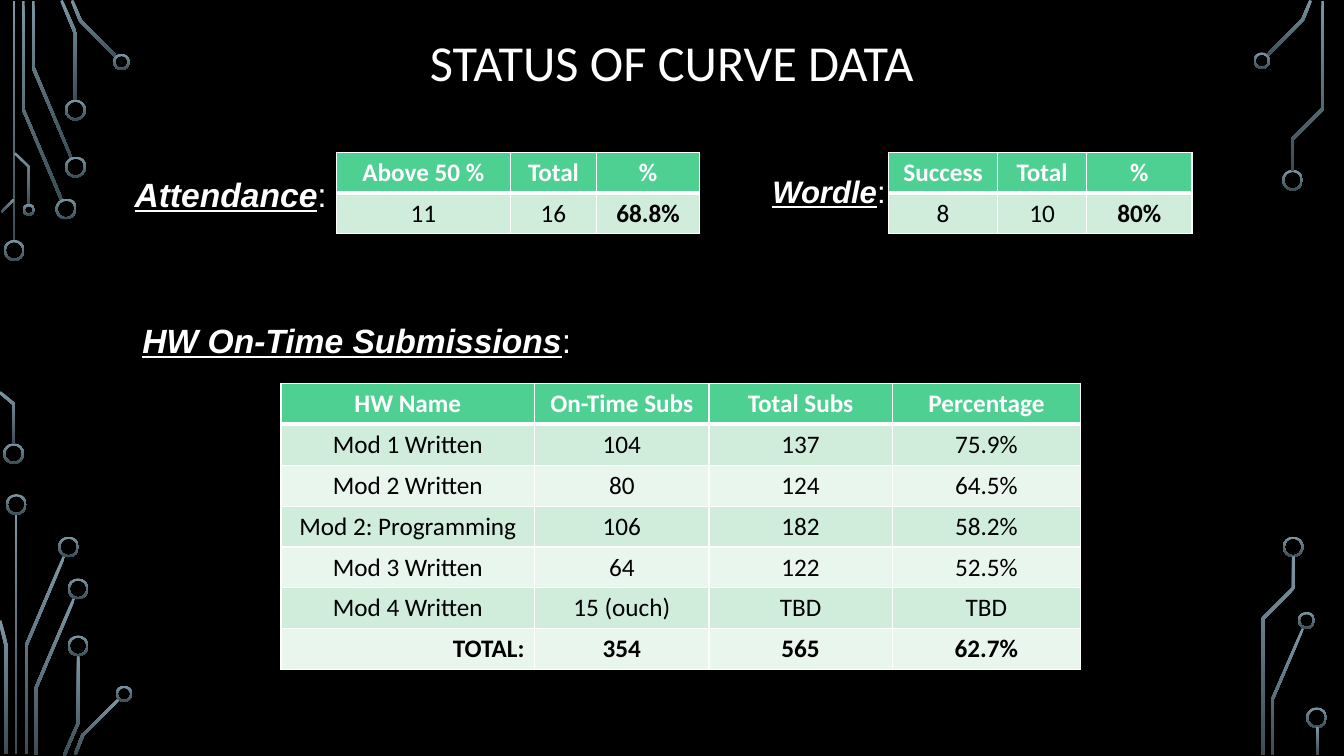
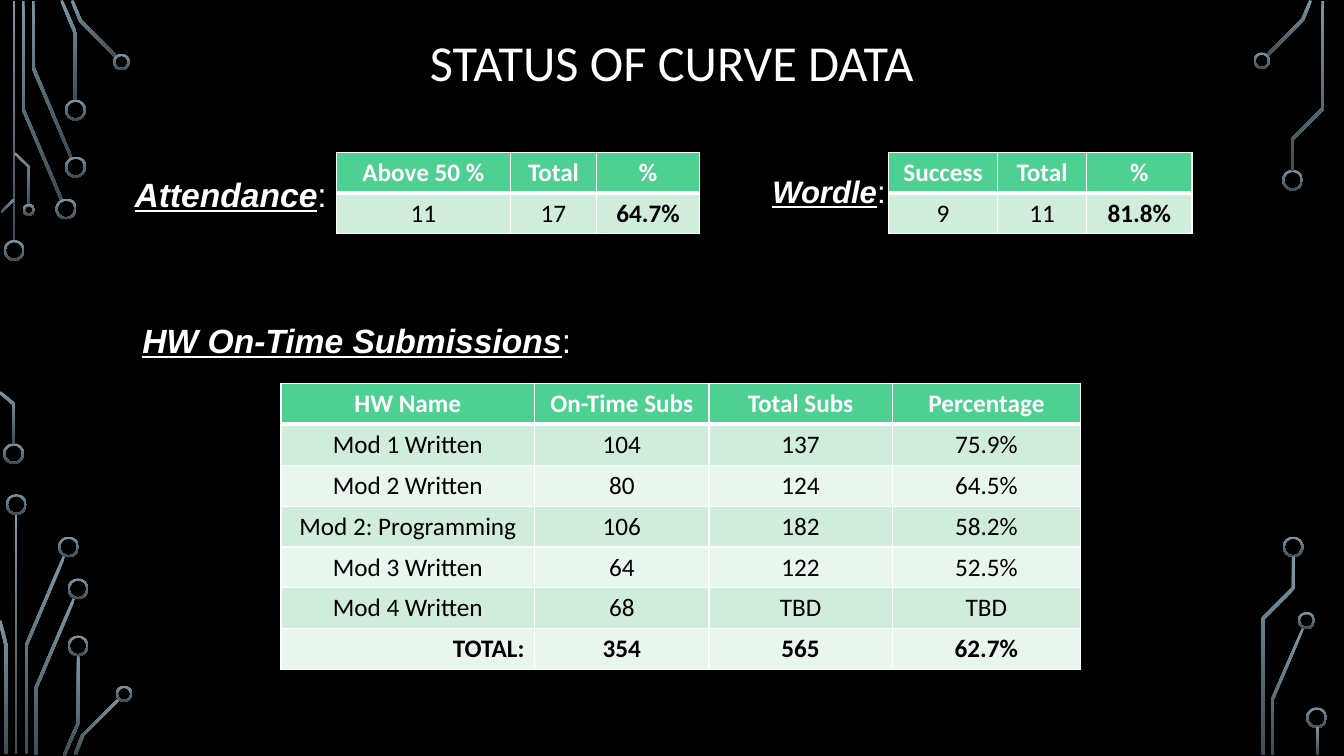
Before and after one commit to markfloryan/dmt2, a slide deck: slide 20 of slides/00-DailyAnnouncements.pptx (slide 19 before the commit). Drawn at 1344x756 pixels with LibreOffice and Linux fonts; fonts in the diff are those of the drawing; background and template pictures are left out. Boxes give left, top, right and bottom in pixels: in the first picture for what was removed or moved away, otherwise in the second. Text is boxed around its words. In the diff, an @@ line names an element or a change of style, - is before the commit and + after.

Commit message:
slides

```diff
--- a/slides/00-DailyAnnouncements.pptx
+++ b/slides/00-DailyAnnouncements.pptx
@@ table at (x1=337, y1=152, x2=700, y2=234) @@
-row 2, column 2: 16
+row 2, column 2: 17
-row 2, column 3: 68.8%
+row 2, column 3: 64.7%
@@ table at (x1=889, y1=152, x2=1193, y2=234) @@
-row 2: 8 | 10 | 80%
+row 2: 9 | 11 | 81.8%
@@ table at (x1=281, y1=383, x2=1082, y2=669) @@
-row 6, column 2: 15 (ouch)
+row 6, column 2: 68
```
Also in this commit, not shown: 1 slide added, 1 other file.
